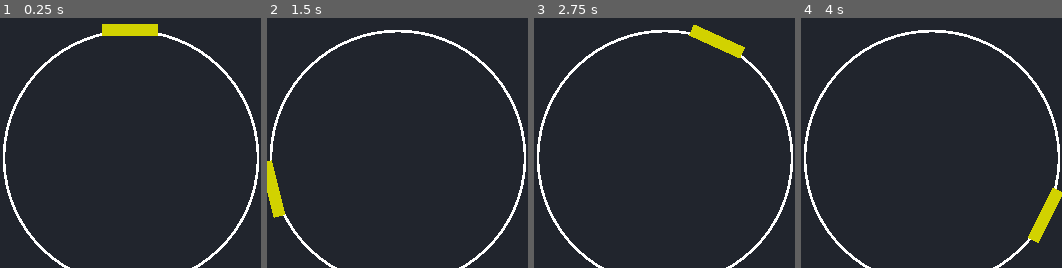
Above: before the commit, frames 1-4 (left to right).
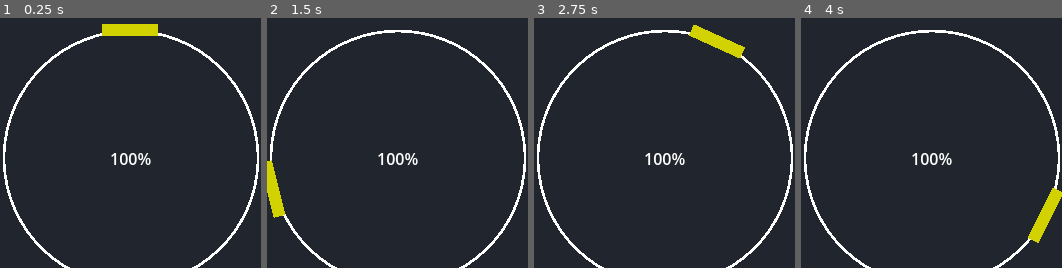
Above: after the commit, the same moments.

Repository: Swivet-Effect/SpinR
Game: Godot game, scene res://Scenes/Gameplay/RunMap.tscn
Same seed, same stepped clock (60 frames per second), same inputs: the game is played once before the commit and once after it. This scene is started directly instead of the project's main scene.
Inputs (mouse positions are % of the whole screen's width and height, from its top left):
- Up to frame 1 (0.25 s): no input
- Up to frame 2 (1.5 s): tap Enter at 0.5 s; move the mouse to (outside the picture) at 0.52 s; hold Right (ui_right) 0.53-1.28 s; tap Space (ui_select) at 0.77, 1.25 s; move the mouse to (42, 36) at 1.27 s; hold Down (ui_down) from 1.28 s (still down)
- Up to frame 3 (2.75 s): tap Space (ui_select) at 1.52 s; tap Enter at 2 s; move the mouse to (outside the picture) at 2.02 s; release Down (ui_down) at 2.03 s; hold Right (ui_right) from 2.03 s (still down)
- Up to frame 4 (4 s): tap Space (ui_select) at 2.75, 3.02, 3.77 s; move the mouse to (65, 60) at 2.77 s; release Right (ui_right) at 2.78 s; hold Up (ui_up) 2.78-3.53 s; tap Enter at 3.5 s; move the mouse to (outside the picture) at 3.52 s; hold Left (ui_left) from 3.53 s (still down)
The pictures show only the part of the screen within x 48-98%, y 0-50%; the shares and areas given below are measured in that part.

The runs differ from the first frame. In frame 1, 0.4% of the frame differs, in the area x 42-58%, y 54-59%; in frame 2, 0.4%; in frame 3, 0.4%; in frame 4, 0.4%.
Error before the commit: Parse Error: Value of type "String" cannot be assigned to a variable of type "int". (res://Scripts/Map)
Error after the commit: Invalid operands 'String' and 'Nil' in operator '+'. (res://Scripts/Map)

Commit message:
Pause button

Diff:
--- /dev/null
+++ b/Assets/Prefabs/PauseMenu.tscn
@@ -0,0 +1,23 @@
+[gd_scene load_steps=2 format=3 uid="uid://bgndkiin8jes1"]
+
+[ext_resource type="Script" uid="uid://bkx0gd45nyqa4" path="res://Scripts/Menu Scripts/PauseMenu.gd" id="1_6royn"]
+
+[node name="Pause Menu" type="Control"]
+layout_mode = 3
+anchors_preset = 15
+anchor_right = 1.0
+anchor_bottom = 1.0
+grow_horizontal = 2
+grow_vertical = 2
+script = ExtResource("1_6royn")
+
+[node name="CanvasLayer" type="CanvasLayer" parent="."]
+visible = false
+
+[node name="Paused Text" type="Label" parent="CanvasLayer"]
+offset_left = 23.0
+offset_top = 699.0
+offset_right = 232.0
+offset_bottom = 775.0
+theme_override_font_sizes/font_size = 51
+text = "PAUSED"
--- a/Scenes/Gameplay/PracticeMode.tscn
+++ b/Scenes/Gameplay/PracticeMode.tscn
@@ -1,8 +1,9 @@
-[gd_scene load_steps=4 format=3 uid="uid://gkgrwjq4mis8"]
+[gd_scene load_steps=5 format=3 uid="uid://gkgrwjq4mis8"]
 
 [ext_resource type="PackedScene" uid="uid://c31tul7x5job1" path="res://Assets/Prefabs/Ring.tscn" id="1_hrx06"]
 [ext_resource type="Script" uid="uid://csrp547fu5ao8" path="res://Scripts/Practice Mode Scripts/PracticeModeRunner.gd" id="2_lutck"]
 [ext_resource type="PackedScene" uid="uid://qtc5q6kwpmp4" path="res://Assets/Prefabs/PracticeFirer.tscn" id="2_sv0mf"]
+[ext_resource type="PackedScene" uid="uid://bgndkiin8jes1" path="res://Assets/Prefabs/PauseMenu.tscn" id="4_k0nc8"]
 
 [node name="Practice Mode" type="Node2D"]
 
@@ -15,3 +16,5 @@
 
 [node name="Practice Firer" parent="Screen Center" instance=ExtResource("2_sv0mf")]
 position = Vector2(0, 600)
+
+[node name="Pause Menu" parent="." instance=ExtResource("4_k0nc8")]
--- a/Scenes/Gameplay/RunMap.tscn
+++ b/Scenes/Gameplay/RunMap.tscn
@@ -1,10 +1,11 @@
-[gd_scene load_steps=8 format=3 uid="uid://bwkf3m3y3p4rb"]
+[gd_scene load_steps=9 format=3 uid="uid://bwkf3m3y3p4rb"]
 
 [ext_resource type="Script" uid="uid://c3xfc0j30yegr" path="res://Scripts/Menu Scripts/FailureScreen.gd" id="1_5flaf"]
 [ext_resource type="PackedScene" uid="uid://c31tul7x5job1" path="res://Assets/Prefabs/Ring.tscn" id="1_sx3po"]
 [ext_resource type="Script" uid="uid://f1051em3ulga" path="res://Scripts/Map Run Scripts/RunMap.gd" id="2_5flaf"]
 [ext_resource type="PackedScene" uid="uid://bjhf3c5shdody" path="res://Assets/Prefabs/Firer.tscn" id="3_5ixmr"]
 [ext_resource type="Script" uid="uid://bjs231be4fsvv" path="res://Scripts/Map Run Scripts/AccuracyScript.gd" id="4_glvyh"]
+[ext_resource type="PackedScene" uid="uid://bgndkiin8jes1" path="res://Assets/Prefabs/PauseMenu.tscn" id="6_8povf"]
 
 [sub_resource type="StyleBoxFlat" id="StyleBoxFlat_sx3po"]
 bg_color = Color(0.585847, 1.8049e-06, 4.33177e-07, 1)
@@ -88,6 +89,8 @@
 offset_bottom = 12.0
 script = ExtResource("4_glvyh")
 
+[node name="Pause Menu" parent="." instance=ExtResource("6_8povf")]
+
 [connection signal="pressed" from="Game Camera/UI/Screen Darken/Restart Button" to="Game Camera/UI" method="_on_button_pressed"]
 [connection signal="finished" from="Screen Center/Music Player" to="Screen Center" method="_on_music_player_finished"]
 [connection signal="finished" from="Screen Center/Music Player" to="Accuracy" method="_on_music_player_finished"]
--- a/Scripts/GlobalVariables.gd
+++ b/Scripts/GlobalVariables.gd
@@ -16,7 +16,7 @@
 
 # Map Settings ----------
 var mapTitle
-var speed : String
+var speed : int
 var reset = true
 
 # Map Run Variables
@@ -24,7 +24,9 @@
 var hitOrbs = 0.00
 var totalOrbs = 0.00
 var failedCheck = 0
-var accuracy : int
+var accuracy : String
+var pausable = true
+var playing = true
 
 # Map Maker Variables ---
 var playerRot
--- a/Scripts/Map Maker Scripts/BeatMapper.gd
+++ b/Scripts/Map Maker Scripts/BeatMapper.gd
@@ -46,3 +46,4 @@
 	writer.start_file("music.mp3")
 	writer.write_file(musicfile)
 	writer.close()
+	get_tree().change_scene_to_file(Global.mainMenu)
--- a/Scripts/Map Run Scripts/AccuracyScript.gd
+++ b/Scripts/Map Run Scripts/AccuracyScript.gd
@@ -8,7 +8,5 @@
 		accuracy = 100
 	else:
 		accuracy = 100 * (Global.hitOrbs / Global.totalOrbs)
-	$".".text = str("%0.0f" % accuracy,"%")
-
-func _on_music_player_finished() -> void:
-	Global.accuracy = str("%0.0f" % accuracy,"%")
+	Global.accuracy	 = str("%0.0f" % accuracy,"%")
+	$".".text = Global.accuracy
--- a/Scripts/Map Run Scripts/FirerScript.gd
+++ b/Scripts/Map Run Scripts/FirerScript.gd
@@ -17,5 +17,5 @@
 
 	reload_timer.start()
 
-func _on_reload_timer_timeout() -> void:
+func _on_reload_timer_timeout():
 	pointer.move()
--- a/Scripts/Map Run Scripts/OrbController.gd
+++ b/Scripts/Map Run Scripts/OrbController.gd
@@ -16,23 +16,23 @@
 
 	velocity = Vector2(Global.speed, 0).rotated(dir)
 # Only move orb if player hasn't failed
-	if Global.failedCheck < 5:
+	if Global.playing == true:
 		move_and_slide()
 
 func _on_area_2d_area_entered(area: Area2D):
 	if area.is_in_group("player"):
+		$"Collision Detection".set_deferred("monitoring", false)
+		$Graphic.visible = false
+		Global.totalOrbs += 1.0
 		Global.failedCheck = 0
-		Global.totalOrbs += 1
-		Global.hitOrbs += 1
-		$Graphic.visible = false
-		$"Collision Detection".set_deferred("monitoring", false)
+		Global.hitOrbs += 1.0
 		$"Explosion Effect".emitting = true
 
 	if area.is_in_group("Missed"):
+		$"Collision Detection".set_deferred("monitoring", false)
+		$Graphic.visible = false
+		Global.totalOrbs += 1.0
 		Global.failedCheck += 1
-		Global.totalOrbs += 1
-		$Graphic.visible = false
-		$"Collision Detection".set_deferred("monitoring", false)
 		$"Red Flash".visible = true
 		$"Red Flash/Flash Timer".start()
 
--- a/Scripts/Map Run Scripts/RunMap.gd
+++ b/Scripts/Map Run Scripts/RunMap.gd
@@ -3,6 +3,7 @@
 @onready var audioPlayer = $"Music Player"
 @onready var firer = $Firer
 
+var mapNoNulls
 var map = {}
 var userPath = OS.get_data_dir()
 var map_file_path = userPath + "/SpinR/" + Global.mapTitle + ".spr"
@@ -12,7 +13,8 @@
 		if map[Global.beat] != null:
 			rotation_degrees = map[Global.beat]
 		firer.fire()
-		Global.beat += 1
+		if Global.playing == true:
+			Global.beat += 1
 
 func _ready():
 	var reader = ZIPReader.new()
@@ -28,7 +30,13 @@
 	reader.close()
 
 	Global.speed = map[0]["speed"]
+	Global.beat = 1
 	Global.reset = false
+	Global.playing = true
+	Global.totalOrbs = 0.0
+	Global.hitOrbs = 0.0
+
+	mapNoNulls = map.size() - map.count(null) - 1
 
 	audioPlayer.stream = music
 
@@ -39,5 +47,6 @@
 func _on_music_delay_timeout():
 	audioPlayer.play()
 
-func _on_music_player_finished():
-	get_tree().change_scene_to_file(Global.completionScreen)
+func _physics_process(_delta):
+	if Global.totalOrbs == float(mapNoNulls):
+		get_tree().change_scene_to_file(Global.completionScreen)
--- a/Scripts/Menu Scripts/FailureScreen.gd
+++ b/Scripts/Menu Scripts/FailureScreen.gd
@@ -6,6 +6,9 @@
 	else:
 		$".".visible = true
 		$"../../Screen Center/Music Player".playing = false
+		Global.playing = false
+		Global.pausable = false
+		$"../../Screen Center/Music Player".stop()
 
 func _on_button_pressed():
 	Global.failedCheck = 0
@@ -13,4 +16,6 @@
 	Global.totalOrbs = 0.0
 	Global.beat = 1
 	Global.reset = true
+	Global.playing = true
+	Global.pausable = true
 	get_tree().change_scene_to_file(Global.loadScreen)
--- /dev/null
+++ b/Scripts/Menu Scripts/PauseMenu.gd
@@ -0,0 +1,17 @@
+extends Control
+
+@onready var music_node = get_node_or_null("../Screen Center/Music Player")
+
+func _input(event):
+	if event is InputEventKey:
+		if event.pressed and event.keycode == KEY_ESCAPE:
+			if $CanvasLayer.visible == false:
+				$CanvasLayer.visible = true
+				Global.playing = false
+				if music_node != null:
+					music_node.stream_paused = true
+			elif $CanvasLayer.visible == true:
+				$CanvasLayer.visible = false
+				Global.playing = true
+				if music_node != null:
+					music_node.stream_paused = false
--- a/Scripts/Practice Mode Scripts/PracticeFirer.gd
+++ b/Scripts/Practice Mode Scripts/PracticeFirer.gd
@@ -4,11 +4,15 @@
 @onready var reload_timer = $"Reload Timer"
 @onready var main = get_tree().get_root()
 @onready var projectile = load("res://Assets/Prefabs/Orb.tscn")
+var doFire
 var rng = RandomNumberGenerator.new()
 
 func fire():
 	look_at(pointer.global_position)
-	var doFire = rng.randi_range(0,10)
+	if Global.playing:
+		doFire = rng.randi_range(0,10)
+	else:
+		doFire = 1
 
 	if doFire == 0:
 		var instance = projectile.instantiate()
Not shown, added: Scripts/Menu Scripts/PauseMenu.gd.uid
